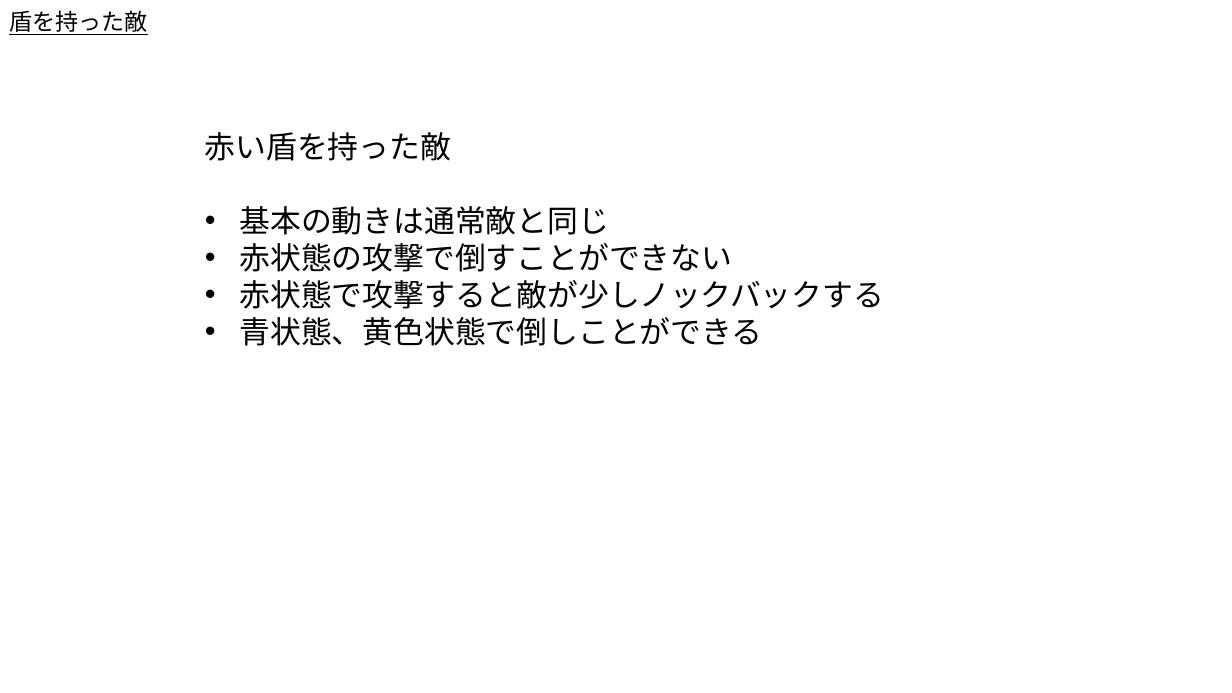
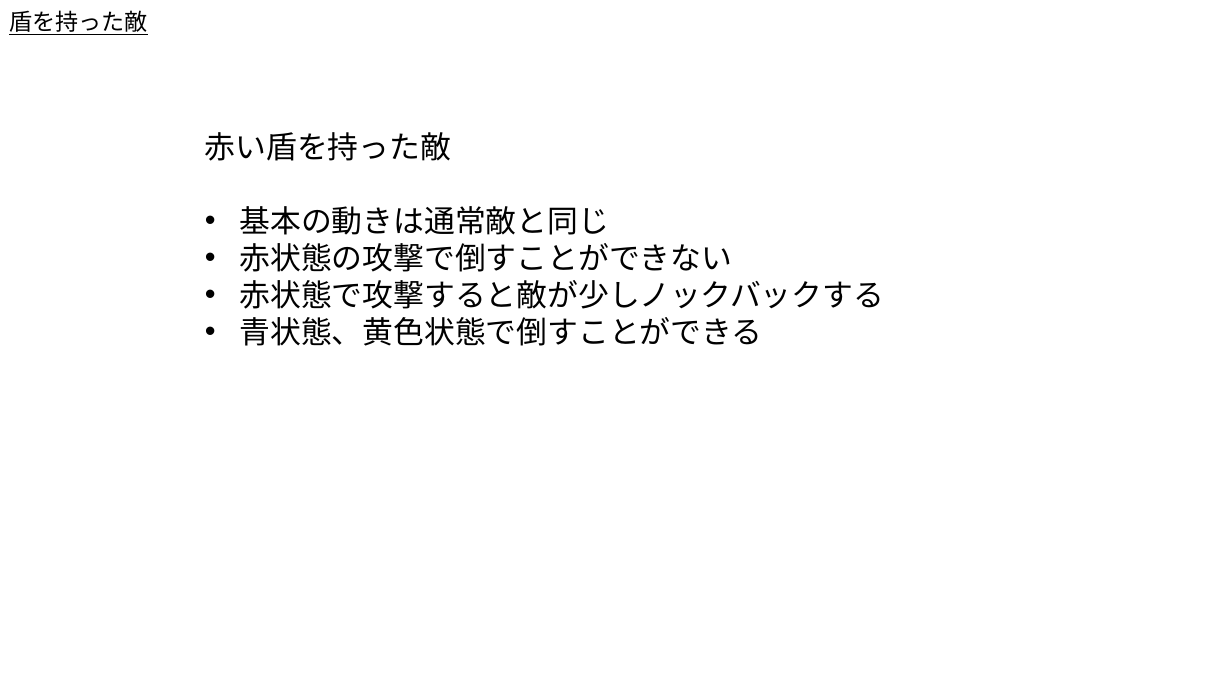
Before and after one commit to Akiyoshi-2/GameProbuctionPractice1, a slide deck: slide 5 of 仕様書/敵.pptx. Drawn at 1232x693 pixels with LibreOffice and Linux fonts; fonts in the diff are those of the drawing. Boxes give left, top, right and bottom in pixels: in the first picture for what was removed or moved away, otherwise in the second. Text is boxed around its words. In the diff, an @@ line names an element or a change of style, - is before the commit and + after.

Commit message:
敵/誤字修正/竹中

```diff
--- a/仕様書/敵.pptx
+++ b/仕様書/敵.pptx
@@ text at (239,317,762,346): text changed @@
-• 青状態、黄色状態で倒しことができる
+• 青状態、黄色状態で倒すことができる
```
